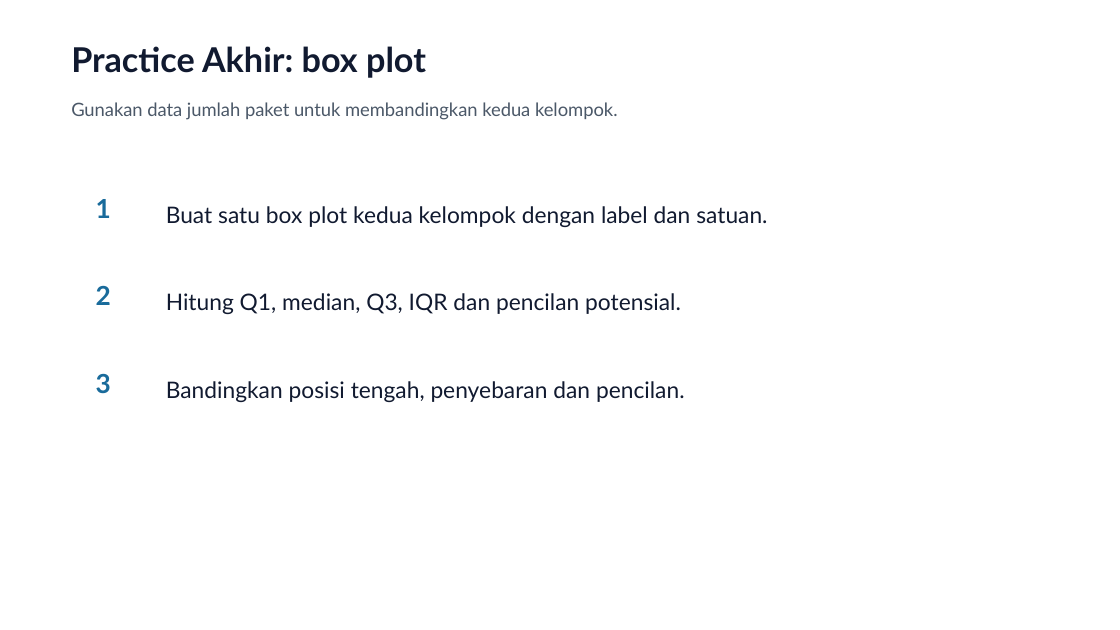
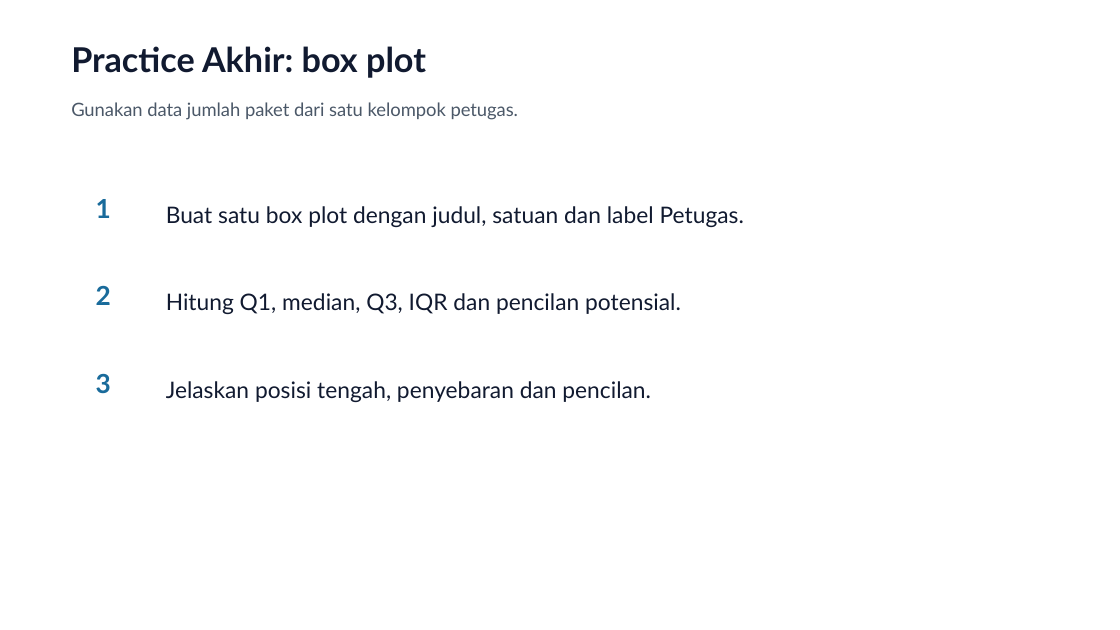
Before and after one commit to daf2a/course, a slide deck: slide 17 of level-03/04-histogram-dan-box-plot/slide/Histogram_dan_Box_Plot_final.pptx. Drawn at 1120x630 pixels with LibreOffice and Linux fonts; fonts in the diff are those of the drawing. Boxes give left, top, right and bottom in pixels: in the first picture for what was removed or moved away, otherwise in the second. Text is boxed around its words. In the diff, an @@ line names an element or a change of style, - is before the commit and + after.

Commit message:
Use one group for box plot practice

```diff
--- a/level-03/04-histogram-dan-box-plot/slide/Histogram_dan_Box_Plot_final.pptx
+++ b/level-03/04-histogram-dan-box-plot/slide/Histogram_dan_Box_Plot_final.pptx
@@ text at (71,102,519,120): text changed @@
-Gunakan data jumlah paket untuk membandingkan kedua kelompok.
+Gunakan data jumlah paket dari satu kelompok petugas.
@@ text at (166,206,744,227): text changed @@
-Buat satu box plot kedua kelompok dengan label dan satuan.
+Buat satu box plot dengan judul, satuan dan label Petugas.
@@ text at (166,381,651,402): text changed @@
-Bandingkan posisi tengah, penyebaran dan pencilan.
+Jelaskan posisi tengah, penyebaran dan pencilan.
```
Also in this commit, not shown: 1 other slide changed, 2 other files.
